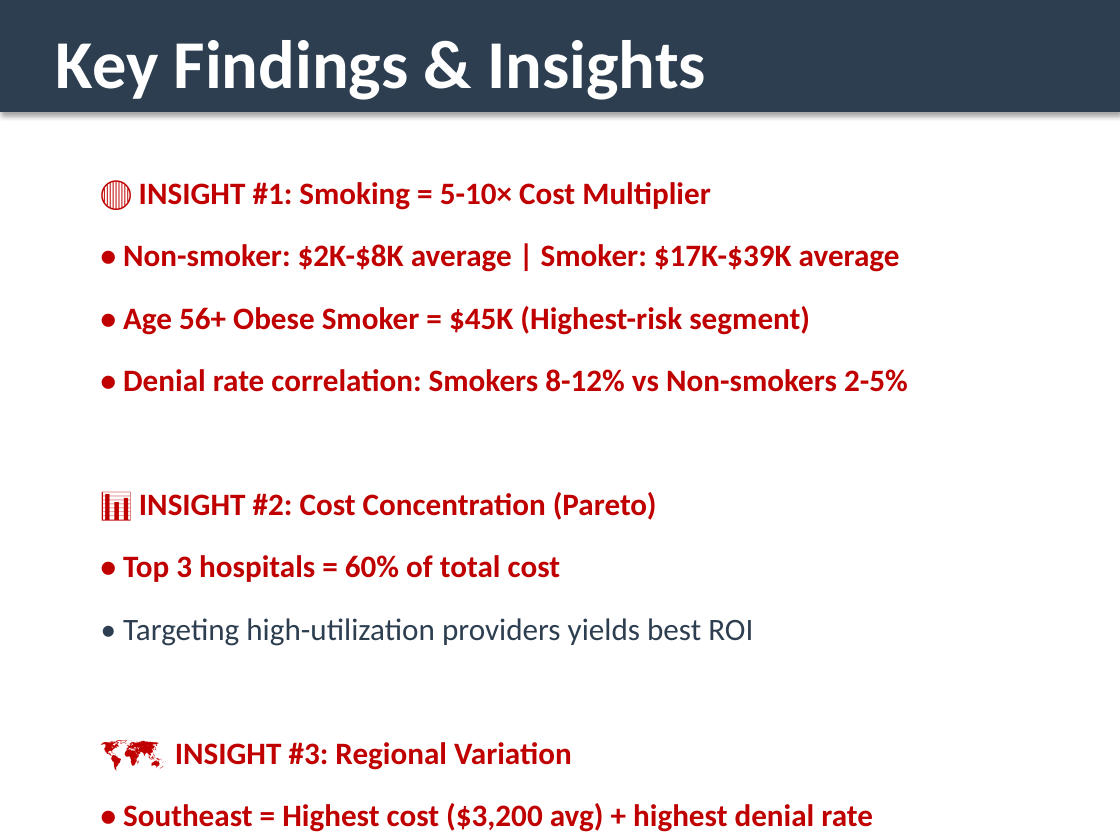
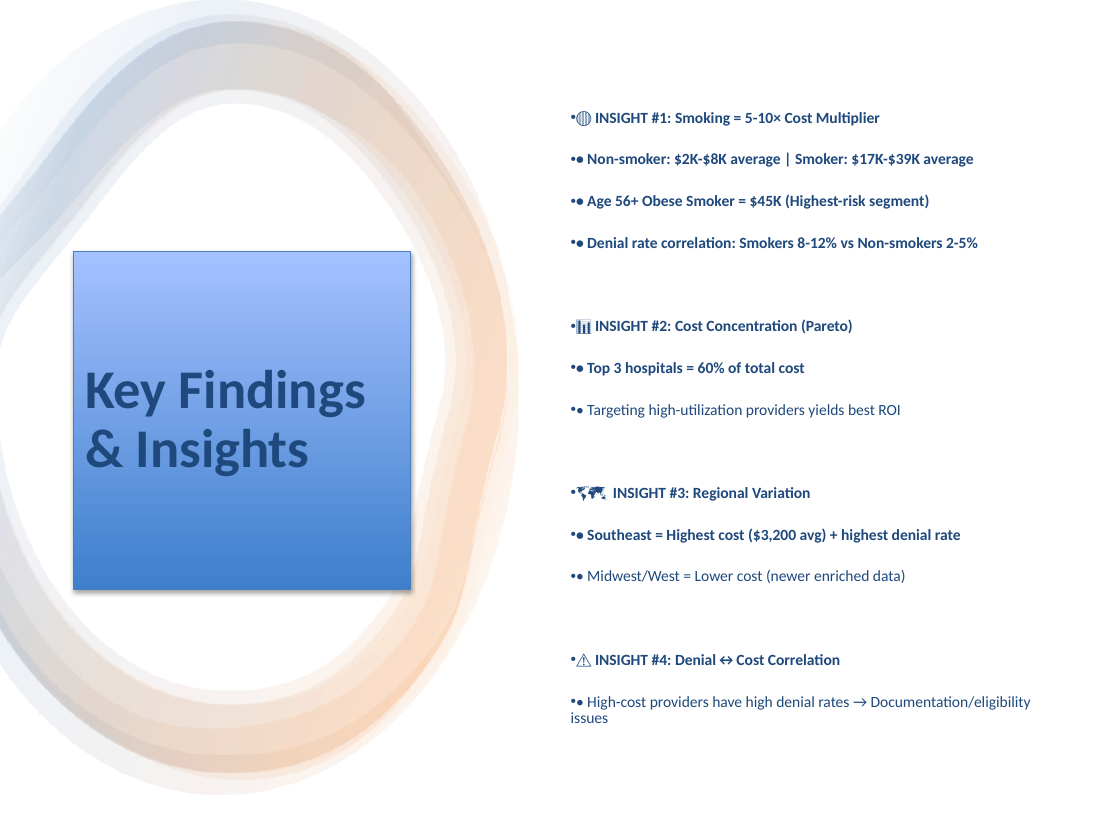
Before and after one commit to chandanaks2010-dev/Healthcare-Insurance-Claim-Analysis-And-Denial-Patterns-Dashboard, a slide deck: slide 6 of report/Healthcare_Insurance_Dashboard_Presentation.pptx. Drawn at 1120x840 pixels with LibreOffice and Linux fonts; fonts in the diff are those of the drawing. Boxes give left, top, right and bottom in pixels: in the first picture for what was removed or moved away, otherwise in the second. Text is boxed around its words. In the diff, an @@ line names an element or a change of style, - is before the commit and + after.

```diff
--- a/report/Healthcare_Insurance_Dashboard_Presentation.pptx
+++ b/report/Healthcare_Insurance_Dashboard_Presentation.pptx
@@ rectangle added at (0, 0, 1120, 840), fill #FFFFFF @@
@@ group added at (0, 0, 517, 794): 5 freeform shapes @@
@@ text "🔴 INSIGHT #1: Smoking = ...": place and size @@
-text "🔴 INSIGHT #1: Smoking = ..." at (123, 182, 908, 832)
+text "🔴 INSIGHT #1: Smoking = ..." at (571, 112, 1031, 723)
@@ text "🔴 INSIGHT #1: Smoking = ..." at (571, 112, 1031, 723): size 20 to 10 pt; text colour #C00000 to #1F497D in "🔴 INSIGHT #1: Smoking = 5-10× Cost ...", "• Non-smoker: $2K-$8K average | Smoker: $17K-$39K ...", "• Age 56+ Obese Smoker = $45K ...", "• Denial rate correlation: Smokers 8-12% vs ..." and 5 more places; text colour #2C3E50 to #1F497D in "• Targeting high-utilization providers yields best ROI", "• Midwest/West = Lower cost (newer enriched ...", "• High-cost providers have high denial rates ..."; bullet none to •; line spacing 1 to 0.9; vertical alignment top to middle @@
@@ rectangle "Key Findings & Insights": place and size @@
-rectangle "Key Findings & Insights" at (0, 0, 1120, 112)
+rectangle "Key Findings & Insights" at (74, 252, 411, 590)
@@ rectangle "Key Findings & Insights" at (74, 252, 411, 590): size 44 to 35 pt, text colour #FFFFFF to #1F497D; line spacing 1 to 0.9; more space between paragraphs; fill #2C3E50 to gradient #3F80CE to #A4C4FF; outline #2C3E50 0.75 pt to #4B7EBC 0.75 pt @@
```
Also in this commit, not shown: 6 other slides changed.
